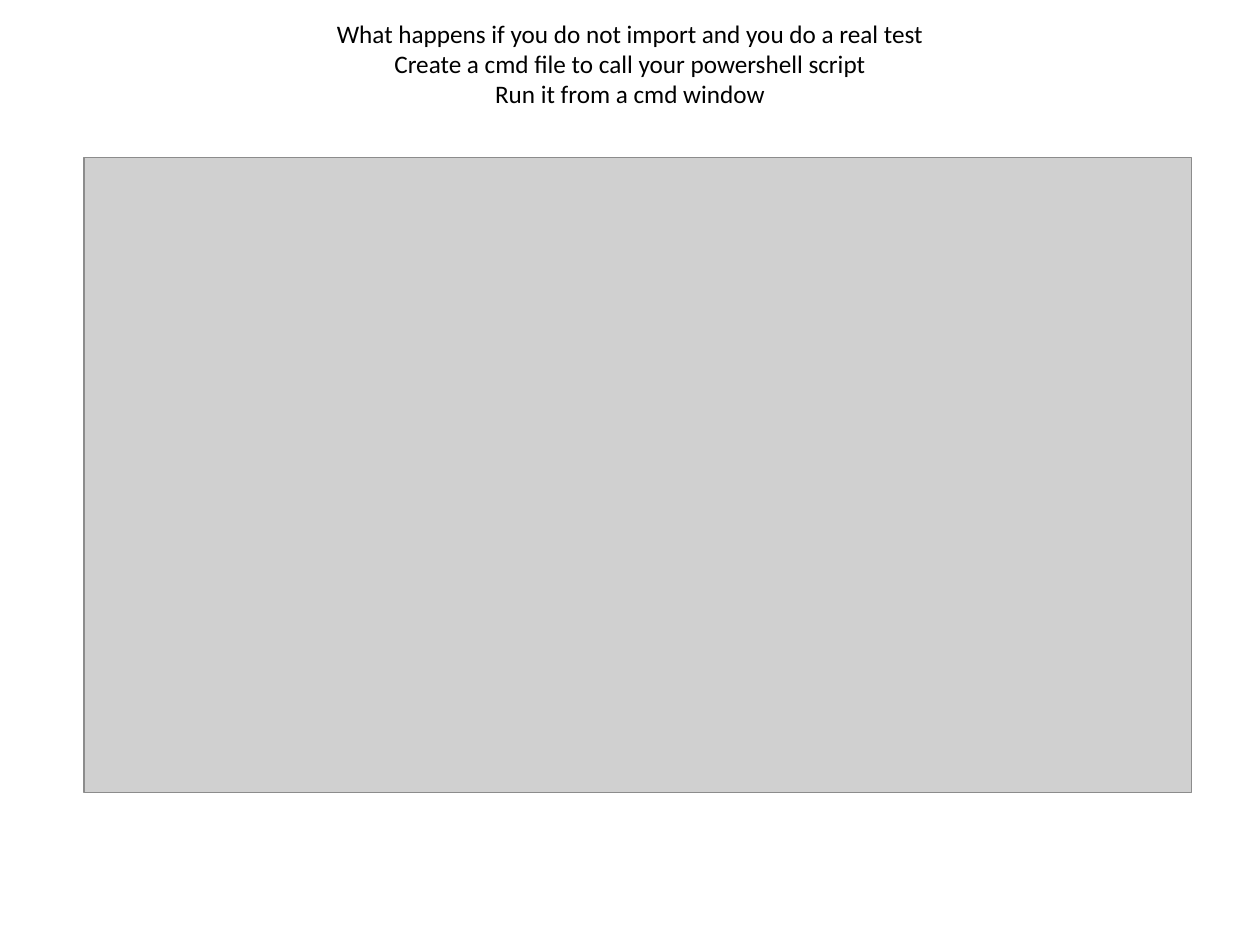
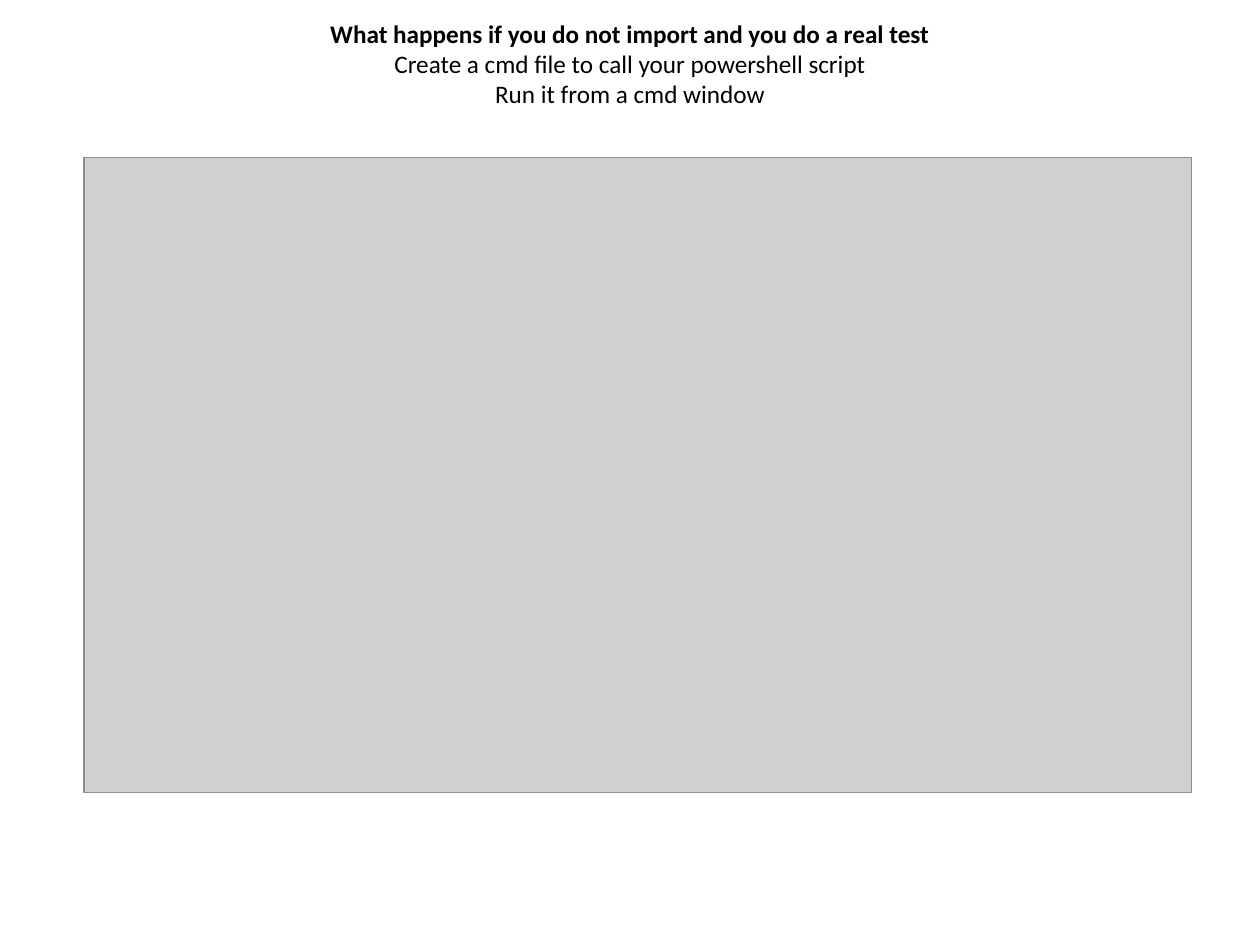
Before and after one commit to wildgrok/PowerShell, a slide deck: slide 19 of PowerShell From The Trenches - Workflows.pptx. Drawn at 1260x945 pixels with LibreOffice and Linux fonts; fonts in the diff are those of the drawing; grey boxes stand for pictures. Boxes give left, top, right and bottom in pixels: in the first picture for what was removed or moved away, otherwise in the second. Text is boxed around its words. In the diff, an @@ line names an element or a change of style, - is before the commit and + after.

```diff
--- a/PowerShell From The Trenches - Workflows.pptx
+++ b/PowerShell From The Trenches - Workflows.pptx
@@ title "What happens if you do ..." at [330, 25, 929, 103]: bold on in "What happens if you do not import ..." @@
```
Also in this commit, not shown: 1 other slide changed, 9 slides added, 14 other files.
